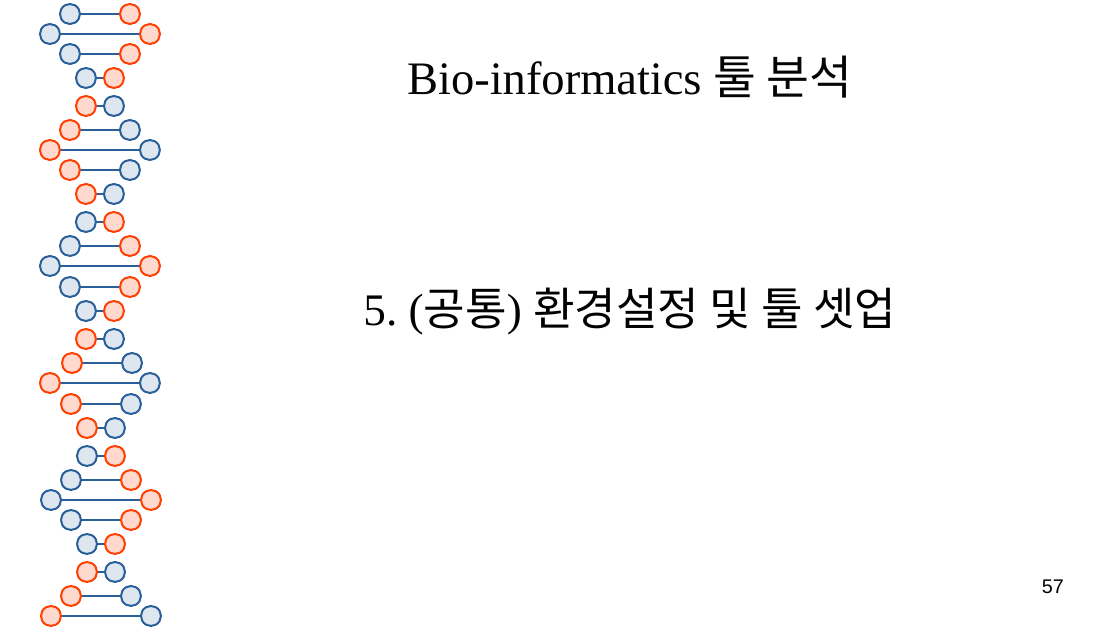
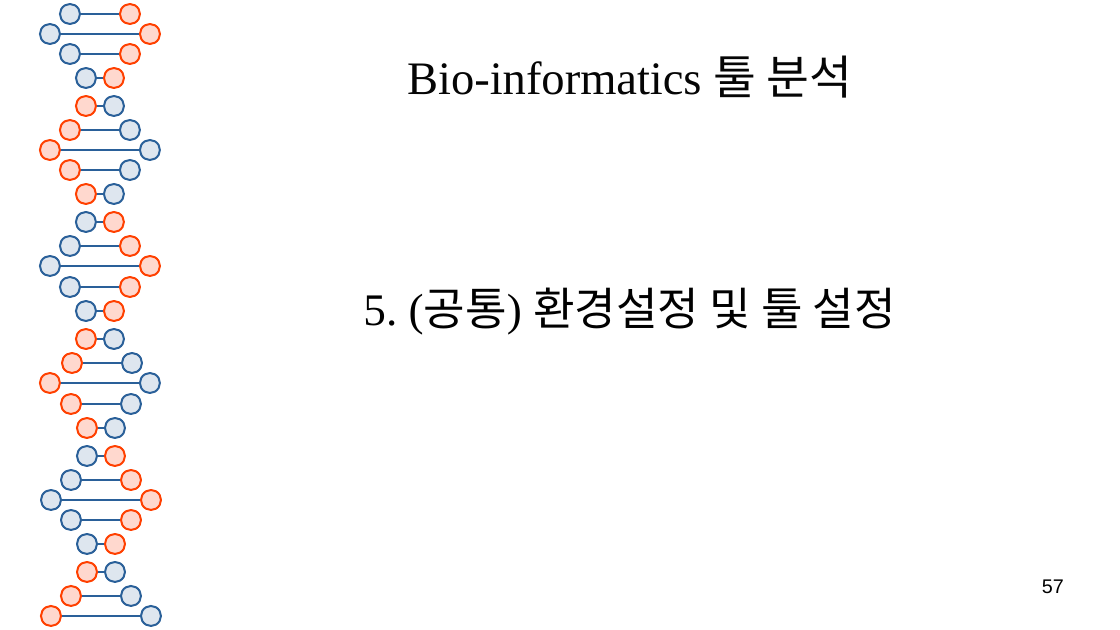
Before and after one commit to SHINKHO/bioinformatics_phase, a slide deck: slide 57 of docs/bioinformatics툴_분석.odp. Drawn at 1120x630 pixels with LibreOffice and Linux fonts; fonts in the diff are those of the drawing. Boxes give left, top, right and bottom in pixels: in the first picture for what was removed or moved away, otherwise in the second. Text is boxed around its words. In the diff, an @@ line names an element or a change of style, - is before the commit and + after.

Commit message:
환경설정 완, 툴 사용 작성중

```diff
--- a/docs/bioinformatics툴_분석.odp
+++ b/docs/bioinformatics툴_분석.odp
@@ subtitle at [363, 287, 896, 334]: text changed @@
-5. (공통) 환경설정 및 툴 셋업
+5. (공통) 환경설정 및 툴 설정
```
Also in this commit, not shown: 1 other slide changed, 5 slides added.
